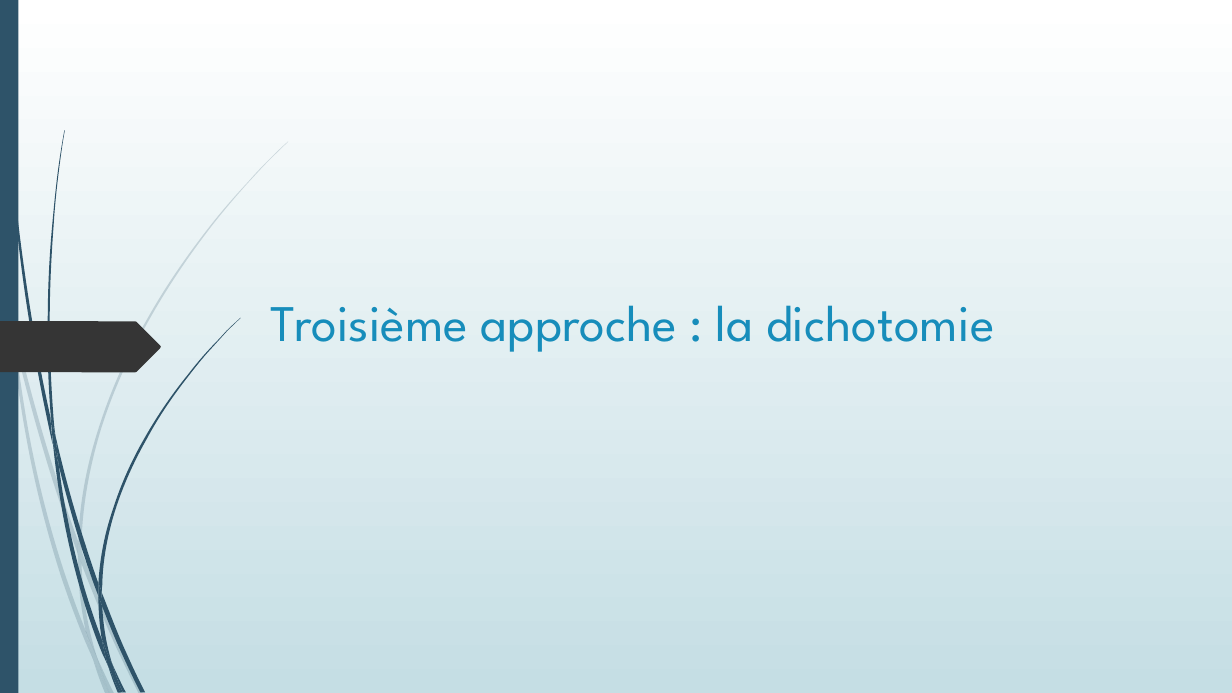
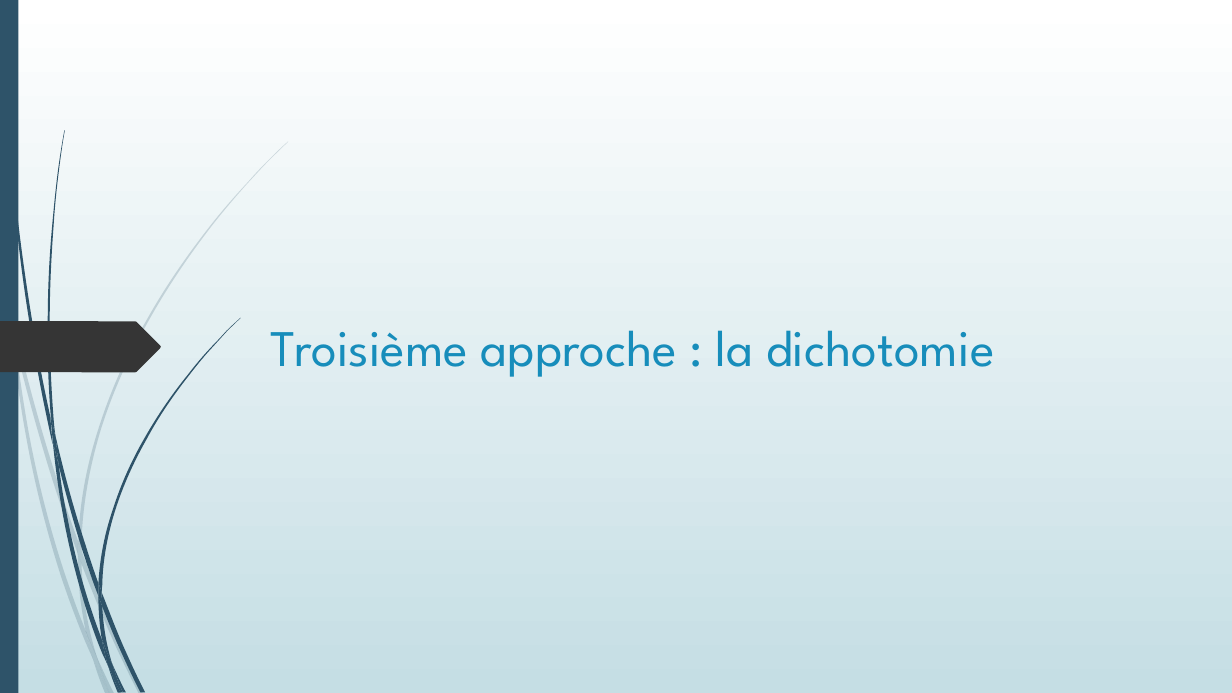
Before and after one commit to Poroing/CrowdDeplacementOptimisation, a slide deck: slide 24 of Présentation/Détermination d'un plan d'évacuation incendie.pptx. Drawn at 1232x693 pixels with LibreOffice and Linux fonts; fonts in the diff are those of the drawing. Boxes give left, top, right and bottom in pixels: in the first picture for what was removed or moved away, otherwise in the second. Text is boxed around its words. In the diff, an @@ line names an element or a change of style, - is before the commit and + after.

```diff
--- a/Présentation/Détermination d'un plan d'évacuation incendie.pptx
+++ b/Présentation/Détermination d'un plan d'évacuation incendie.pptx
@@ title "Troisième approche : la dichotomie": place and size @@
-title "Troisième approche : la dichotomie" at box(271, 305, 994, 352)
+title "Troisième approche : la dichotomie" at box(271, 330, 994, 377)
```
Also in this commit, not shown: 10 other slides changed, 3 other files.
